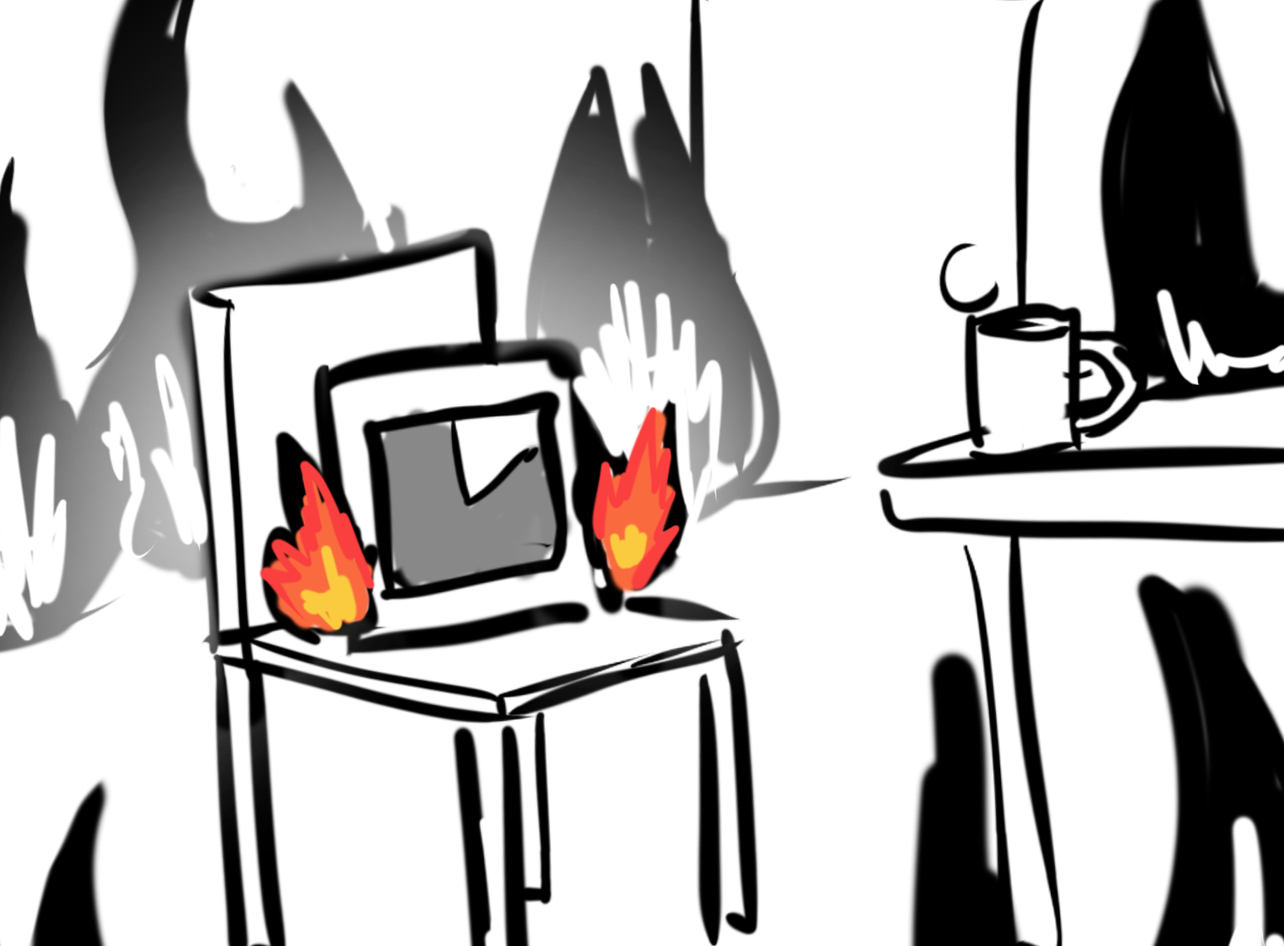
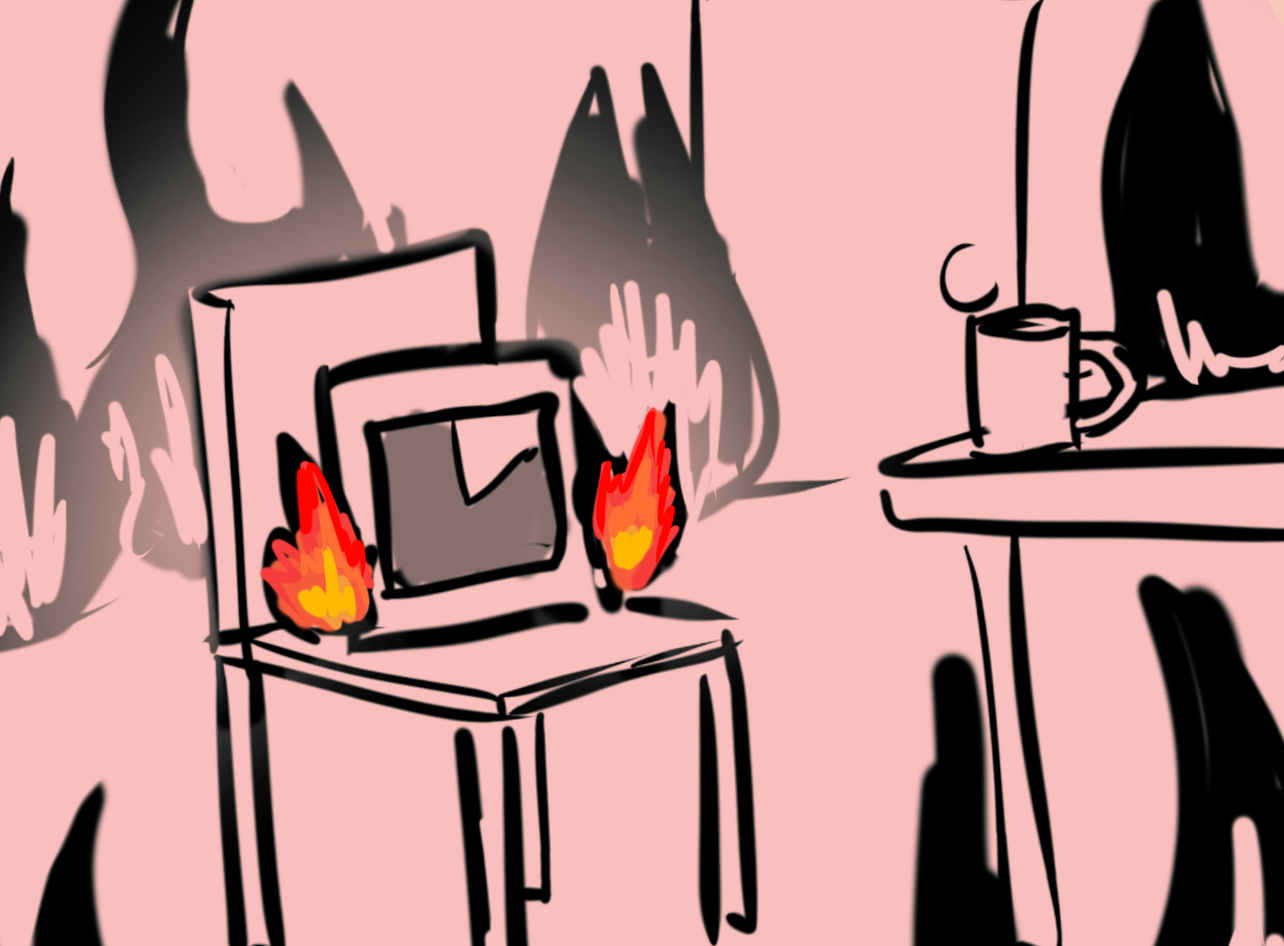
Two versions of the same layered image (1284x946). Layer-by-layer changes:
added layer "Paint Layer 2" above "Paint Layer 1" over (270, 378, 704, 649)
added layer "Paint Layer 1" (darken, 33%) above "Paint Layer 1 Merged" over (0, 0, 1284, 946)
painted on "Paint Layer 1 Merged" over (0, 0, 1284, 946)
